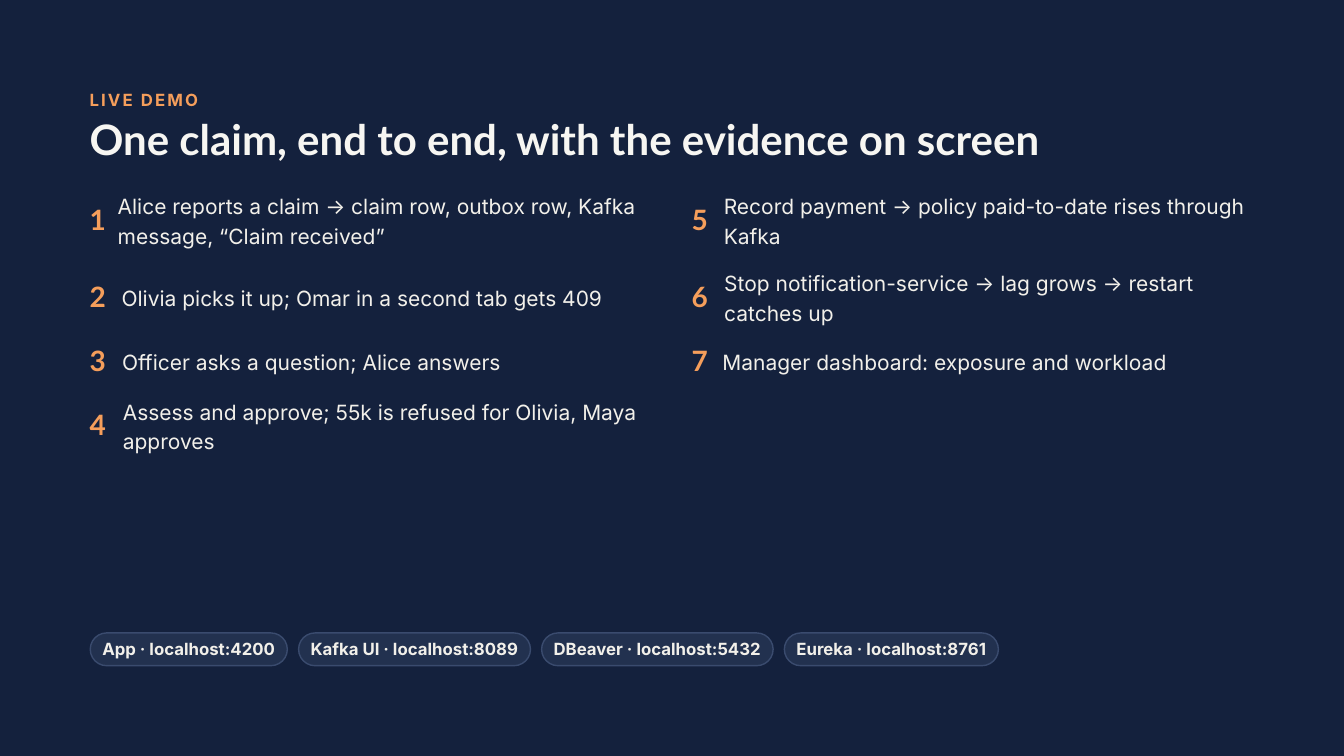
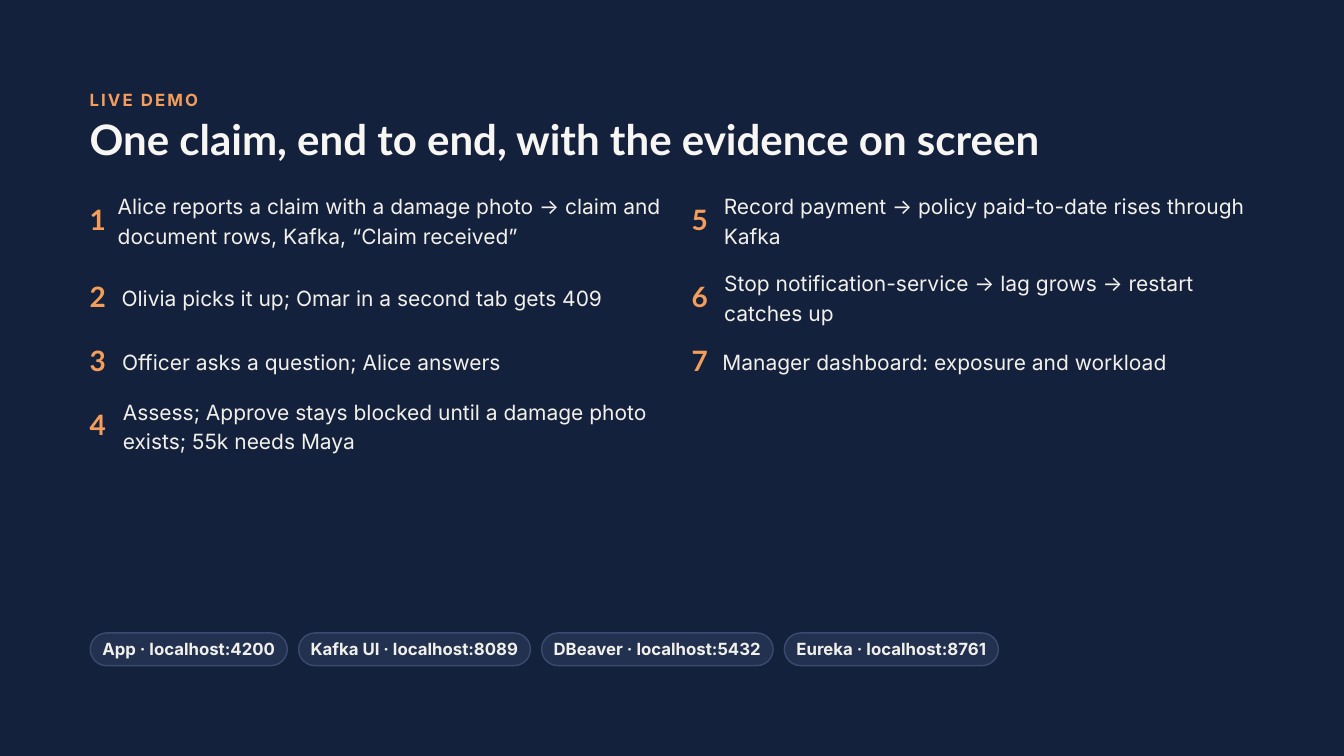
Before and after one commit to subbukurcheti557/claims-management-platform, a slide deck: slide 20 of docs/Claims-Hub-Presentation.pptx (slide 19 before the commit). Drawn at 1344x756 pixels with LibreOffice and Linux fonts; fonts in the diff are those of the drawing. Boxes give left, top, right and bottom in pixels: in the first picture for what was removed or moved away, otherwise in the second. Text is boxed around its words. In the diff, an @@ line names an element or a change of style, - is before the commit and + after.

Commit message:
added photos upload functionality in presentation

```diff
--- a/docs/Claims-Hub-Presentation.pptx
+++ b/docs/Claims-Hub-Presentation.pptx
@@ text at [118, 198, 660, 248]: text changed @@
-Alice reports a claim → claim row, outbox row, Kafka message, “Claim received”
+Alice reports a claim with a damage photo → claim and document rows, Kafka, “Claim received”
@@ text at [123, 404, 646, 454]: text changed @@
-Assess and approve; 55k is refused for Olivia, Maya approves
+Assess; Approve stays blocked until a damage photo exists; 55k needs Maya
```
Also in this commit, not shown: 10 other slides changed, 1 slide added.
